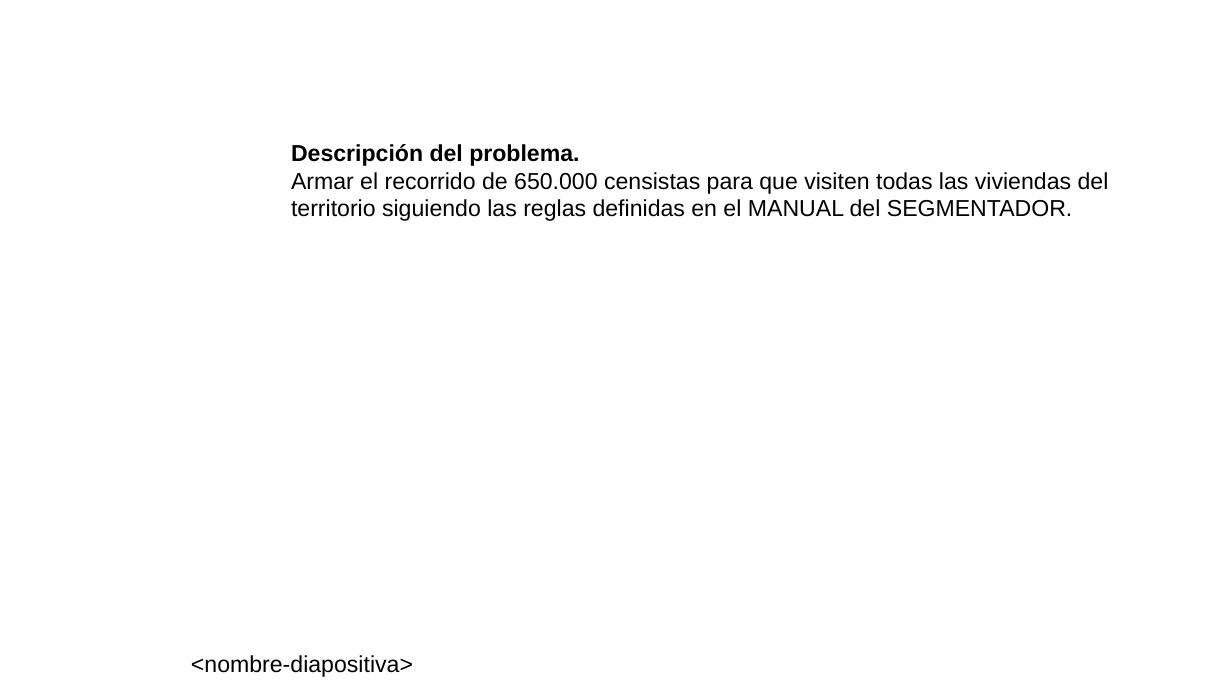
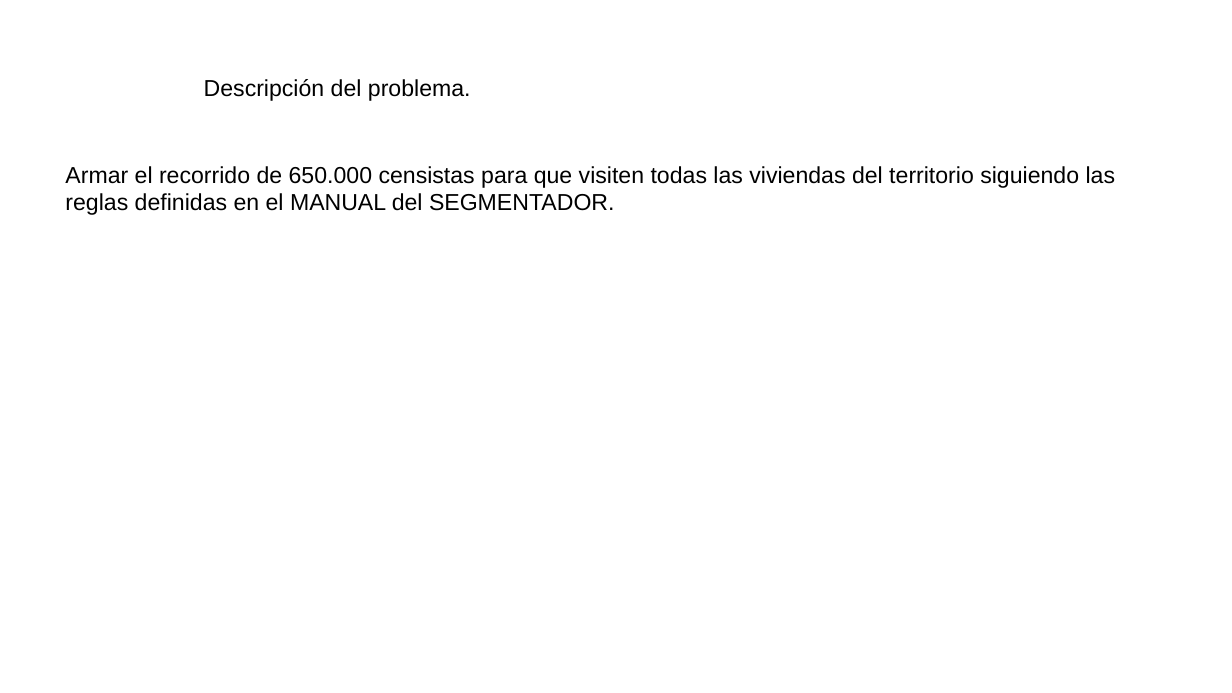
Before and after one commit to neptuso/Charlas, a slide deck: slide 16 of IDERA/segmentos.censo2022.pptx (slide 17 before the commit). Drawn at 1232x693 pixels with LibreOffice and Linux fonts; fonts in the diff are those of the drawing; background and template pictures are left out. Boxes give left, top, right and bottom in pixels: in the first picture for what was removed or moved away, otherwise in the second. Text is boxed around its words. In the diff, an @@ line names an element or a change of style, - is before the commit and + after.

```diff
--- a/IDERA/segmentos.censo2022.pptx
+++ b/IDERA/segmentos.censo2022.pptx
@@ title added at (204, 79, 471, 101), 18 pt, text #000000 @@
+Descripción del problema.
@@ text at (291, 144, 579, 166): paragraph removed @@
-Descripción del problema.
@@ text "Armar el recorrido de 650.000 ...": place and size @@
-text "Armar el recorrido de 650.000 ..." at (291, 144, 1109, 221)
+text "Armar el recorrido de 650.000 ..." at (65, 166, 1116, 215)
@@ text removed at (191, 655, 413, 677) @@
-<nombre-diapositiva>
```
Also in this commit, not shown: 25 other slides changed, 1 slide added, 2 slides removed, 2 other files.
